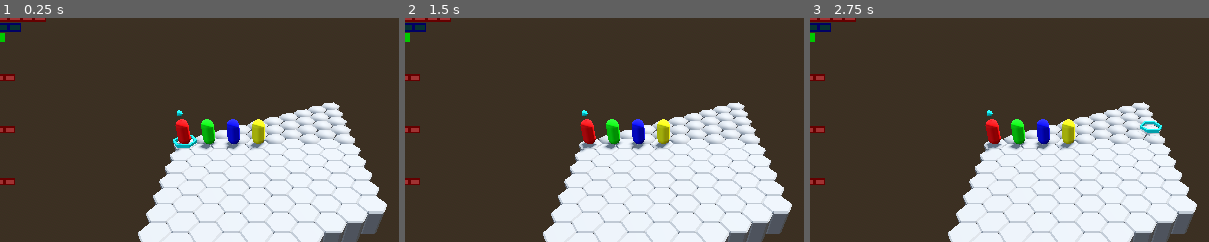
Above: before the commit, frames 1-3 (left to right).
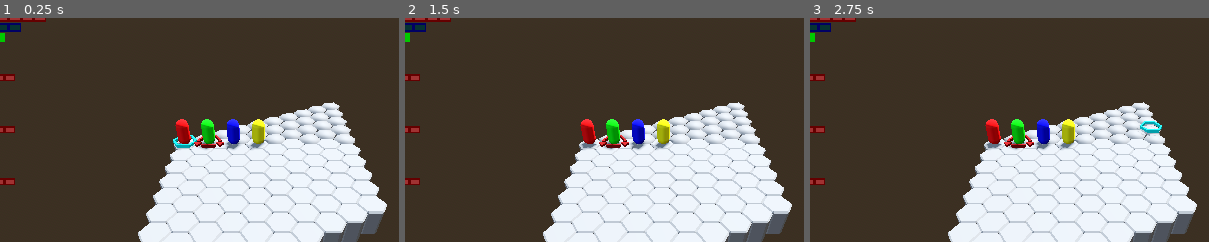
Above: after the commit, the same moments.

Repository: GuSoder/mini-turn-client
Game: Godot game, scene res://scenes/client1.tscn
Same seed, same stepped clock (60 frames per second), same inputs: the game is played once before the commit and once after it. This scene is started directly instead of the project's main scene.
Inputs (mouse positions are % of the whole screen's width and height, from its top left):
- Up to frame 1 (0.25 s): no input
- Up to frame 2 (1.5 s): tap Enter at 0.5, 0.6 s; move the mouse to (72, 45) at 0.52 s; click (72, 45) at 0.67 s; tap Space at 1.25 s; move the mouse to (30, 55) at 1.27 s; tap C at 1.35 s; click (30, 55) at 1.42 s
- Up to frame 3 (2.75 s): tap Enter at 2 s; move the mouse to (60, 28) at 2.02 s; tap L at 2.1 s; click (60, 28) at 2.17 s
The pictures show only the part of the screen within x 18-68%, y 3-53%; the shares and areas given below are measured in that part.

The runs differ from the first frame. In frame 1, 0.2% of the frame differs, in the area x 43-57%, y 41-60%; in frame 2, 0.2%; in frame 3, 0.2%.

Commit message:
target ring onject

Diff:
--- /dev/null
+++ b/materials/dark_red.tres
@@ -0,0 +1,4 @@
+[gd_resource type="StandardMaterial3D" format=3 uid="uid://dyhds6psuqs7h"]
+
+[resource]
+albedo_color = Color(0.588235, 0, 0, 1)
--- a/scenes/client1.tscn
+++ b/scenes/client1.tscn
@@ -8,12 +8,13 @@
 [ext_resource type="ArrayMesh" uid="uid://qbqk318i3m7o" path="res://objects/hex_ring.obj" id="5_k0yc7"]
 [ext_resource type="PackedScene" uid="uid://bvmh7roeorrfe" path="res://scenes/path_markers.tscn" id="5_lvfkg"]
 [ext_resource type="Material" uid="uid://dfo6ed0j18ikt" path="res://materials/light_blue.tres" id="5_o2qwl"]
-[ext_resource type="ArrayMesh" uid="uid://flyknjrhi1lm" path="res://objects/dot_above.obj" id="7_x0tw4"]
+[ext_resource type="Material" uid="uid://dyhds6psuqs7h" path="res://materials/dark_red.tres" id="9_su2r8"]
 [ext_resource type="Texture2D" uid="uid://dv3xtwjpp8tf4" path="res://misc/icon1.svg" id="10_4b6d6"]
 [ext_resource type="PackedScene" uid="uid://cafmkn7hkrkod" path="res://scenes/character_panel.tscn" id="10_38wds"]
 [ext_resource type="Texture2D" uid="uid://ndert5mhobi6" path="res://misc/icon2.svg" id="12_k1cxj"]
 [ext_resource type="Texture2D" uid="uid://c2knufc8cgbuf" path="res://misc/icon3.svg" id="13_su2r8"]
 [ext_resource type="Texture2D" uid="uid://t7gb3iijwqsv" path="res://misc/icon4.svg" id="14_b2bku"]
+[ext_resource type="ArrayMesh" uid="uid://wjt0t7rm6kwp" path="res://objects/target_ring.obj" id="15_b2bku"]
 
 [node name="Client" type="Node3D"]
 script = ExtResource("1_2oaby")
@@ -43,9 +44,10 @@
 material_override = ExtResource("5_o2qwl")
 mesh = ExtResource("5_k0yc7")
 
-[node name="TurnMarker" type="MeshInstance3D" parent="."]
-material_override = ExtResource("5_o2qwl")
-mesh = ExtResource("7_x0tw4")
+[node name="TargetRing" type="MeshInstance3D" parent="."]
+transform = Transform3D(1, 0, 0, 0, 1, 0, 0, 0, 1, 2, 0, 0)
+material_override = ExtResource("9_su2r8")
+mesh = ExtResource("15_b2bku")
 
 [node name="InitiativeTracker" type="Node2D" parent="."]
 
--- a/scenes/client2.tscn
+++ b/scenes/client2.tscn
@@ -7,7 +7,8 @@
 [ext_resource type="Material" uid="uid://dfo6ed0j18ikt" path="res://materials/light_blue.tres" id="5_7q5pk"]
 [ext_resource type="PackedScene" uid="uid://bvmh7roeorrfe" path="res://scenes/path_markers.tscn" id="5_ifukb"]
 [ext_resource type="ArrayMesh" uid="uid://qbqk318i3m7o" path="res://objects/hex_ring.obj" id="6_5pwkw"]
-[ext_resource type="ArrayMesh" uid="uid://flyknjrhi1lm" path="res://objects/dot_above.obj" id="7_5pwkw"]
+[ext_resource type="Material" uid="uid://dyhds6psuqs7h" path="res://materials/dark_red.tres" id="8_cujp5"]
+[ext_resource type="ArrayMesh" uid="uid://wjt0t7rm6kwp" path="res://objects/target_ring.obj" id="9_axtr6"]
 [ext_resource type="PackedScene" uid="uid://cafmkn7hkrkod" path="res://scenes/character_panel.tscn" id="9_cxg6n"]
 [ext_resource type="Texture2D" uid="uid://ndert5mhobi6" path="res://misc/icon2.svg" id="10_cujp5"]
 [ext_resource type="Texture2D" uid="uid://c2knufc8cgbuf" path="res://misc/icon3.svg" id="11_axtr6"]
@@ -30,9 +31,10 @@
 material_override = ExtResource("5_7q5pk")
 mesh = ExtResource("6_5pwkw")
 
-[node name="TurnMarker" type="MeshInstance3D" parent="."]
-material_override = ExtResource("5_7q5pk")
-mesh = ExtResource("7_5pwkw")
+[node name="TargetRing" type="MeshInstance3D" parent="."]
+transform = Transform3D(1, 0, 0, 0, 1, 0, 0, 0, 1, 2, 0, 0)
+material_override = ExtResource("8_cujp5")
+mesh = ExtResource("9_axtr6")
 
 [node name="InitiativeTracker" type="Node2D" parent="."]
 
--- a/scenes/client3.tscn
+++ b/scenes/client3.tscn
@@ -7,8 +7,9 @@
 [ext_resource type="Material" uid="uid://dfo6ed0j18ikt" path="res://materials/light_blue.tres" id="5_0lsi5"]
 [ext_resource type="PackedScene" uid="uid://bvmh7roeorrfe" path="res://scenes/path_markers.tscn" id="5_g2s5e"]
 [ext_resource type="ArrayMesh" uid="uid://qbqk318i3m7o" path="res://objects/hex_ring.obj" id="6_yohaj"]
-[ext_resource type="ArrayMesh" uid="uid://flyknjrhi1lm" path="res://objects/dot_above.obj" id="7_yohaj"]
+[ext_resource type="Material" uid="uid://dyhds6psuqs7h" path="res://materials/dark_red.tres" id="8_gf5ny"]
 [ext_resource type="PackedScene" uid="uid://cafmkn7hkrkod" path="res://scenes/character_panel.tscn" id="9_e1g3w"]
+[ext_resource type="ArrayMesh" uid="uid://wjt0t7rm6kwp" path="res://objects/target_ring.obj" id="9_gx0hq"]
 [ext_resource type="Texture2D" uid="uid://c2knufc8cgbuf" path="res://misc/icon3.svg" id="10_gf5ny"]
 [ext_resource type="Texture2D" uid="uid://t7gb3iijwqsv" path="res://misc/icon4.svg" id="11_gx0hq"]
 [ext_resource type="Texture2D" uid="uid://dv3xtwjpp8tf4" path="res://misc/icon1.svg" id="12_7to6r"]
@@ -30,9 +31,10 @@
 material_override = ExtResource("5_0lsi5")
 mesh = ExtResource("6_yohaj")
 
-[node name="TurnMarker" type="MeshInstance3D" parent="."]
-material_override = ExtResource("5_0lsi5")
-mesh = ExtResource("7_yohaj")
+[node name="TargetRing" type="MeshInstance3D" parent="."]
+transform = Transform3D(1, 0, 0, 0, 1, 0, 0, 0, 1, 2, 0, 0)
+material_override = ExtResource("8_gf5ny")
+mesh = ExtResource("9_gx0hq")
 
 [node name="InitiativeTracker" type="Node2D" parent="."]
 
--- a/scenes/client4.tscn
+++ b/scenes/client4.tscn
@@ -7,8 +7,9 @@
 [ext_resource type="PackedScene" uid="uid://bvmh7roeorrfe" path="res://scenes/path_markers.tscn" id="5_lln1p"]
 [ext_resource type="Material" uid="uid://dfo6ed0j18ikt" path="res://materials/light_blue.tres" id="5_rjf81"]
 [ext_resource type="ArrayMesh" uid="uid://qbqk318i3m7o" path="res://objects/hex_ring.obj" id="6_lj136"]
-[ext_resource type="ArrayMesh" uid="uid://flyknjrhi1lm" path="res://objects/dot_above.obj" id="7_lj136"]
+[ext_resource type="Material" uid="uid://dyhds6psuqs7h" path="res://materials/dark_red.tres" id="8_veiwj"]
 [ext_resource type="PackedScene" uid="uid://cafmkn7hkrkod" path="res://scenes/character_panel.tscn" id="9_4jrir"]
+[ext_resource type="ArrayMesh" uid="uid://wjt0t7rm6kwp" path="res://objects/target_ring.obj" id="9_lxgk3"]
 [ext_resource type="Texture2D" uid="uid://t7gb3iijwqsv" path="res://misc/icon4.svg" id="10_veiwj"]
 [ext_resource type="Texture2D" uid="uid://dv3xtwjpp8tf4" path="res://misc/icon1.svg" id="11_lxgk3"]
 [ext_resource type="Texture2D" uid="uid://ndert5mhobi6" path="res://misc/icon2.svg" id="12_li0vi"]
@@ -30,9 +31,10 @@
 material_override = ExtResource("5_rjf81")
 mesh = ExtResource("6_lj136")
 
-[node name="TurnMarker" type="MeshInstance3D" parent="."]
-material_override = ExtResource("5_rjf81")
-mesh = ExtResource("7_lj136")
+[node name="TargetRing" type="MeshInstance3D" parent="."]
+transform = Transform3D(1, 0, 0, 0, 1, 0, 0, 0, 1, 2, 0, 0)
+material_override = ExtResource("8_veiwj")
+mesh = ExtResource("9_lxgk3")
 
 [node name="InitiativeTracker" type="Node2D" parent="."]
 position = Vector2(5, 0)
Not shown, added: objects/target_ring.obj
Not shown: 1 places in scenes/client1.tscn that only renumber resources
Not shown: 1 places in scenes/client2.tscn that only renumber resources
Not shown: 1 places in scenes/client3.tscn that only renumber resources
Not shown: 1 places in scenes/client4.tscn that only renumber resources
